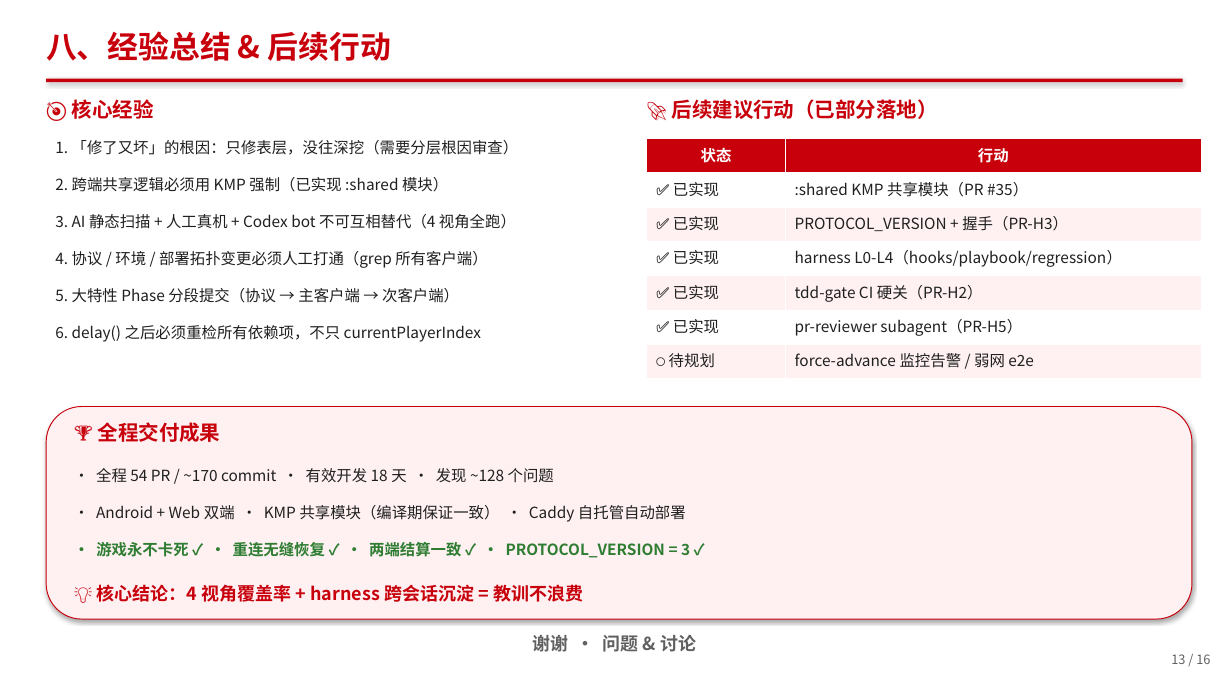
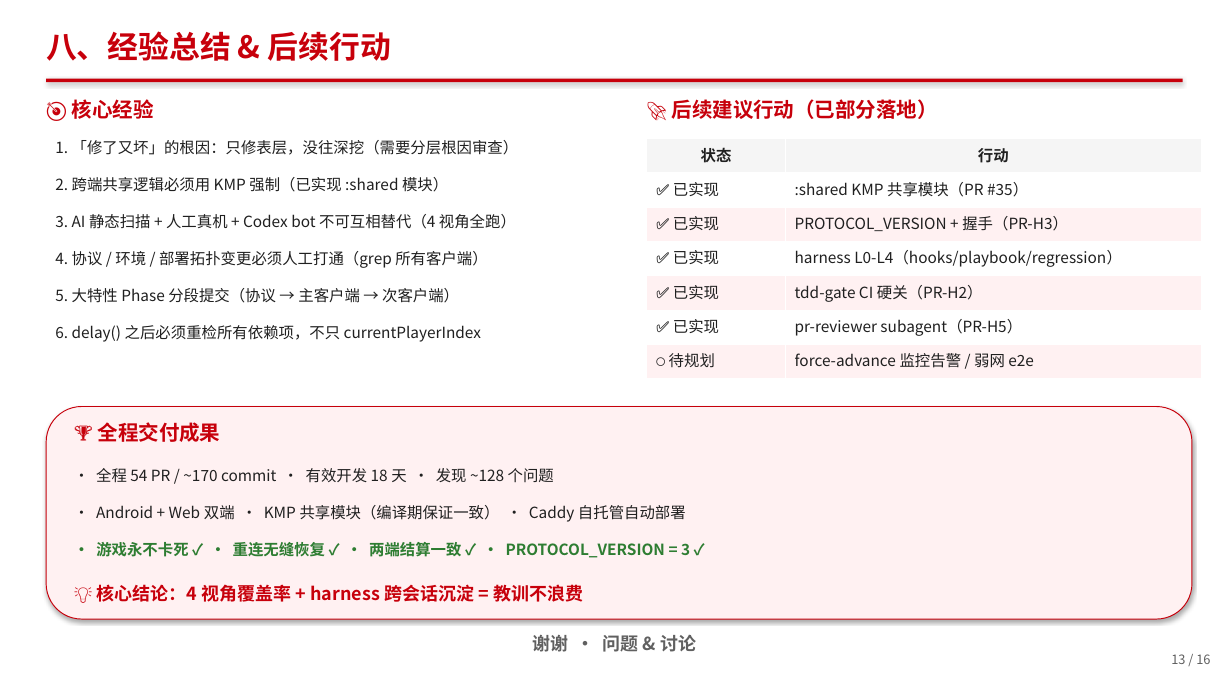
Before and after one commit to berming/AndroidAPP, a slide deck: slide 13 of docs/dev_summary.pptx. Drawn at 1232x693 pixels with LibreOffice and Linux fonts; fonts in the diff are those of the drawing. Boxes give left, top, right and bottom in pixels: in the first picture for what was removed or moved away, otherwise in the second. Text is boxed around its words. In the diff, an @@ line names an element or a change of style, - is before the commit and + after.

```diff
--- a/docs/dev_summary.pptx
+++ b/docs/dev_summary.pptx
@@ table at <box>647,139,1202,379</box> @@
@@ fill #C7000B to #F5F5F5 in row 1 @@
@@ text colour #FFFFFF to #202020 in "状态", "行动" @@
```
Also in this commit, not shown: 12 other slides changed, 3 other files.
